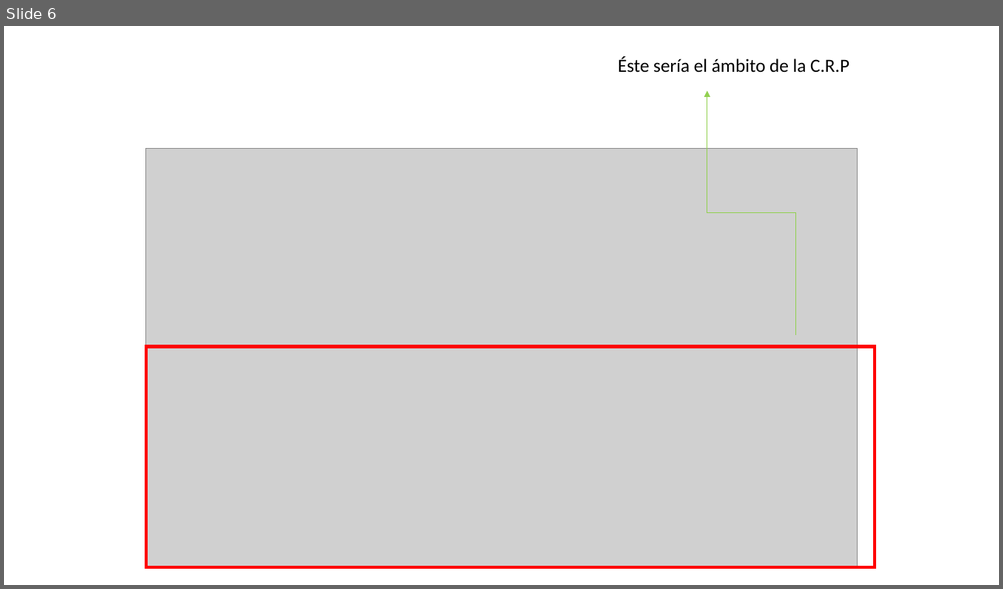
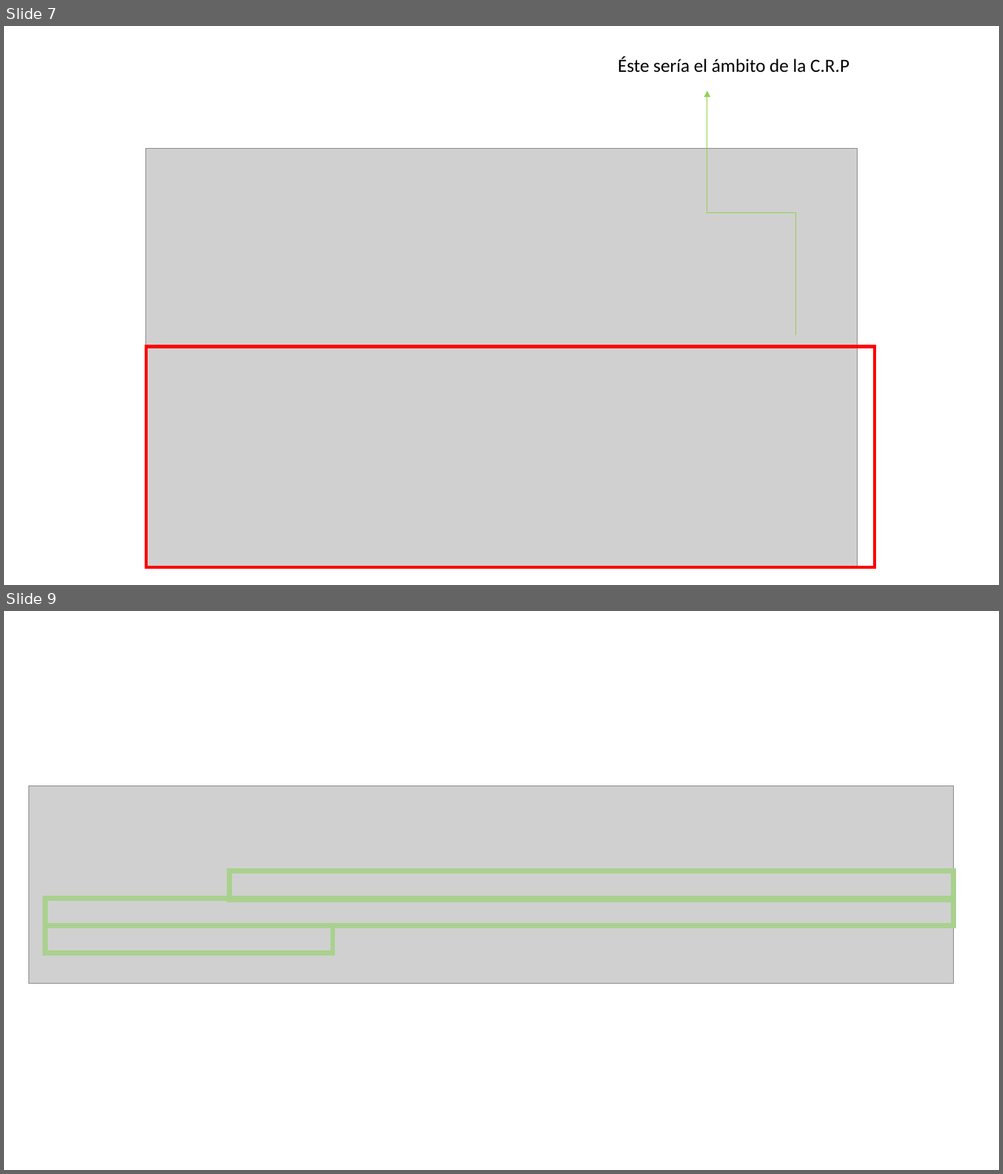
Before and after one commit to zaboltar/zaboltar.github.io, a slide deck: assets uarm/2023 1 UarmPCrit/Kant - ilustracion proyecto critico educacion.pptx. Shown one above the other, each under a label of ours: slide 6 before the commit, slides 7 and 9 after it; the slides between them are not shown. The pictures are 1003x589 and 1003x1174 pixels, drawn with LibreOffice and Linux fonts; fonts in the diff are those of the drawing; grey boxes stand for pictures. Boxes give left, top, right and bottom in pixels: in the first picture for what was removed or moved away, otherwise in the second. Text is boxed around its words. In the diff, an @@ line names an element or a change of style, - is before the commit and + after.

```diff
--- a/assets uarm/2023 1 UarmPCrit/Kant - ilustracion proyecto critico educacion.pptx
+++ b/assets uarm/2023 1 UarmPCrit/Kant - ilustracion proyecto critico educacion.pptx
@@ slide 9 added at (4, 611, 999, 1170), background #FFFFFF @@
@@ picture added at (28, 786, 953, 984) @@
@@ rectangle added at (229, 871, 954, 900), outline #A9D18E 4.5 pt @@
@@ rectangle added at (45, 898, 953, 925), outline #A9D18E 4.5 pt @@
@@ rectangle added at (45, 925, 333, 954), outline #A9D18E 4.5 pt @@
@@ what was slide 6 is now slide 7 @@
```
Also in this commit, not shown: 6 slides changed, 16 other slides added, 5 slides removed, 15 other files.
